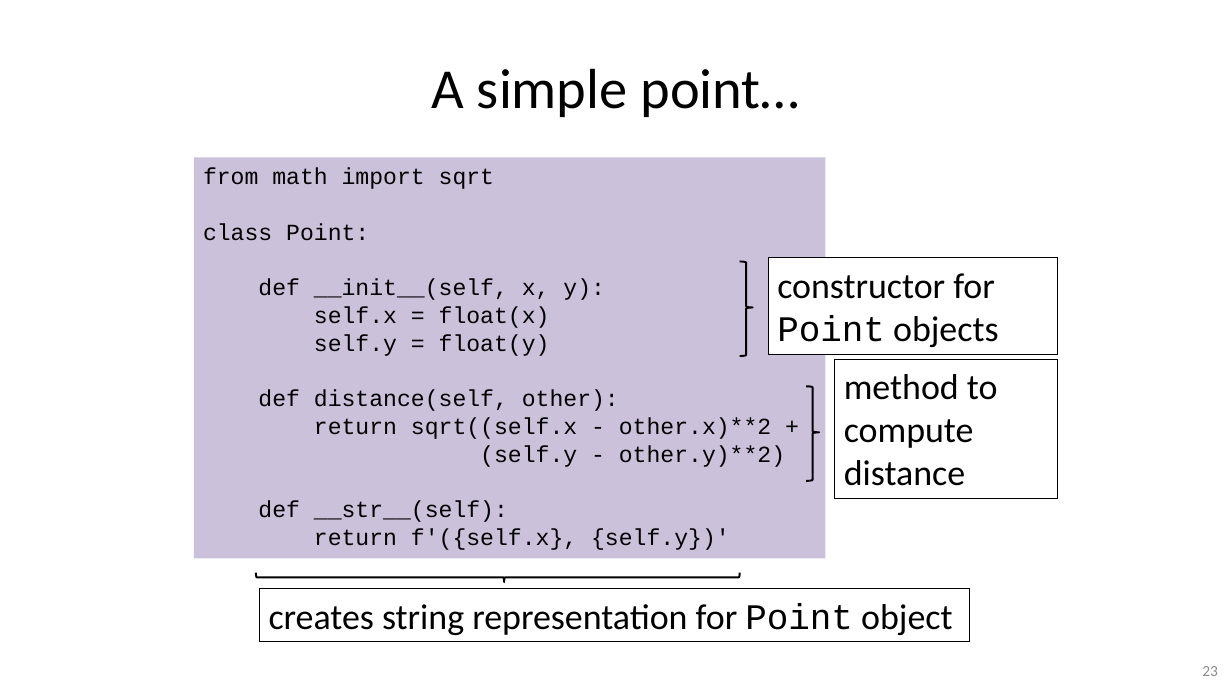
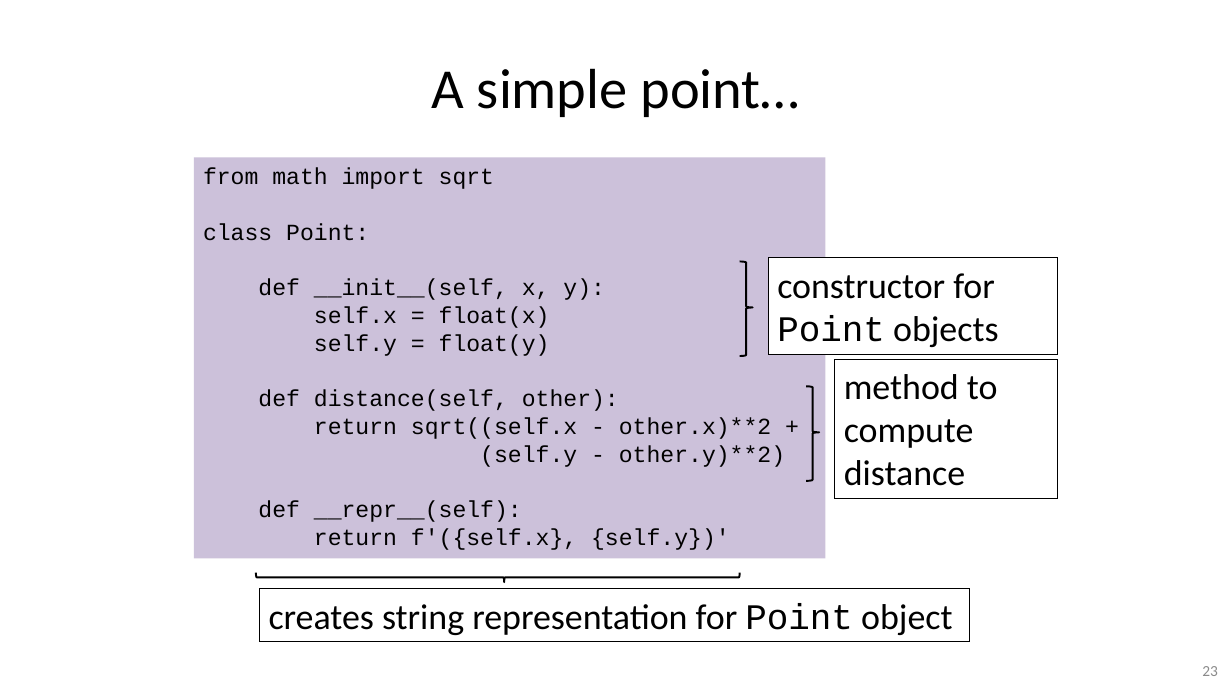
Before and after one commit to gjbex/Python-software-engineering, a slide deck: slide 23 of python_software_engineering.pptx. Drawn at 1232x693 pixels with LibreOffice and Linux fonts; fonts in the diff are those of the drawing. Boxes give left, top, right and bottom in pixels: in the first picture for what was removed or moved away, otherwise in the second. Text is boxed around its words. In the diff, an @@ line names an element or a change of style, - is before the commit and + after.

```diff
--- a/python_software_engineering.pptx
+++ b/python_software_engineering.pptx
@@ text in rectangle at [258, 500, 522, 522]: text changed @@
-def __str__(self):
+def __repr__(self):
```
Also in this commit, not shown: 6 other slides changed.
